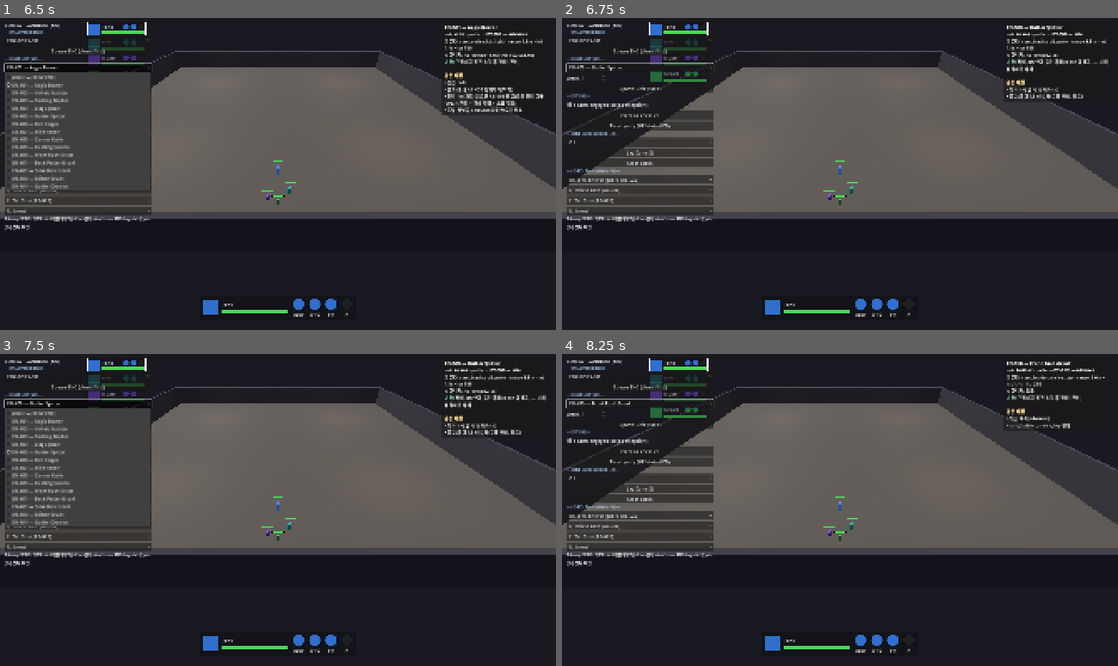
Above: before the commit, frames 1-4 (two rows, left to right).
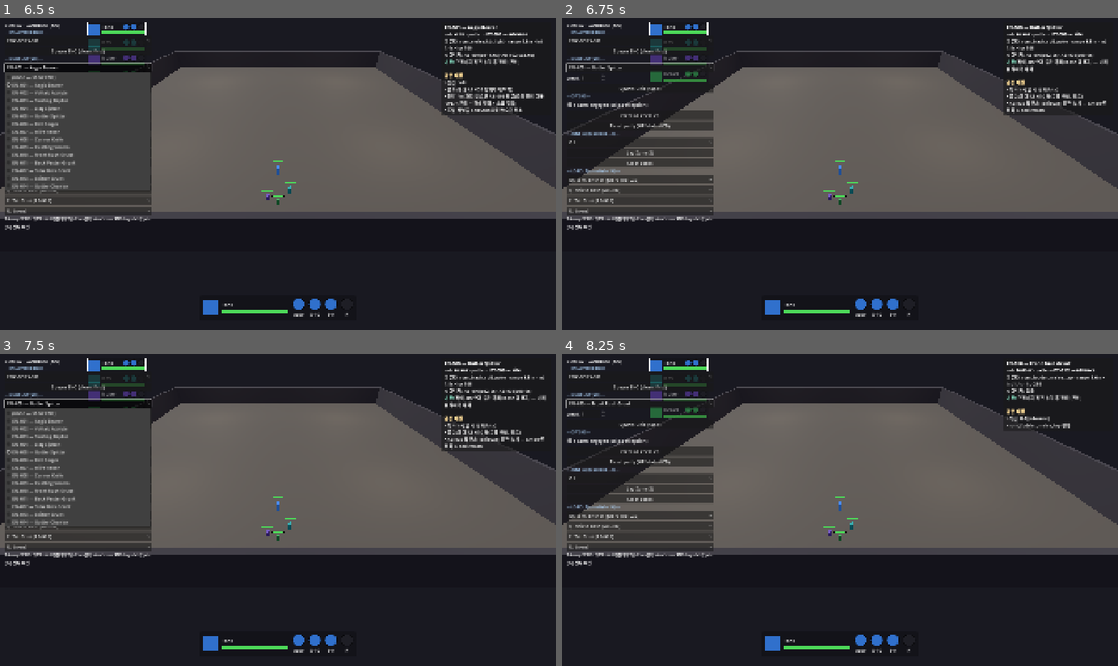
Above: after the commit, the same moments.

Repository: haepari1019/project_tdc_game
Game: Godot game, scene res://scenes/dev/combat_sandbox.tscn
Same seed, same stepped clock (60 frames per second), same inputs: the game is played once before the commit and once after it. This scene is started directly instead of the project's main scene.
Inputs:
- Up to frame 1 (6.5 s): click "Oil" at 0.5 s; click "spawn engaged (skip perceptio…" at 1.25 s; click "spawn engaged (skip perceptio…" at 2 s; click "ENC-BOSS-001" at 2.75 s; click "Spawn ENC (clears first)" at 3.5 s; click "(none — show ENC)" at 4.25 s; click "Spawn Unit (+add)" at 5 s; click "EN-001 — Aegis Bearer" at 5.75 s
- Up to frame 2 (6.75 s): click "Clear all enemies" at 6.5 s
- Up to frame 3 (7.5 s): click "EN-005 — Gutter Spitter" at 7.25 s
- Up to frame 4 (8.25 s): click "Lay Zone (Z)" at 8 s

Frame 1 is identical in both runs. In frame 2, 0.3% of the frame differs, in the area x 79-98%, y 11-32%; in frame 3, 0.3%; in frame 4, nothing differs.

Commit message:
feat: P2-S3f 배치1 — zone-spawn AB 6종 + 적 시전 (EN-004/005/007)
매체 존 생성 공유 AB(kind spawn_zone) + 적 시전 경로. EN-004/007 완성 콘텐츠.

- abilities.json: AB-009 Oil·036 Water·039 ToxicGas(dps8)·040 Ice·042 Wind·043
  Vegetation (radius/ttl/cd PH). id_registry 등록.
- enemy_ai _try_cast_zone: 쿨 차면 타겟 발밑 지면마커 전조(매체색) → resolve가
  windup_pos에 존 생성. CombatController.spawn_zone → ReactionSystem.spawn_zone(공개).
- enemies.json: EN-004 += 009/042 · EN-005 += 039 · EN-007 += 036/040/043.
- RX 연동: 적이 깐 존에 Ember(FireDamageHit) → S3d 매트릭스 연쇄(Steam/점화/
  toxic flash/폭발). 샌드박스 적 스폰+Ember로 관찰.

스코프: AB-041 cold·파티 로드아웃·spread = 배치2/후속.
검증: JSON·id_registry·샌드박스·ci_smoke PASS. 기록 IMPL-DEC-20260620-006.

Co-Authored-By: Claude Opus 4.8 <noreply@anthropic.com>

Diff:
--- a/data/slice01/abilities.json
+++ b/data/slice01/abilities.json
@@ -9,6 +9,14 @@
     "AB-011": { "kind": "enemy_stun",   "telegraph_s": 0.5, "channel": true, "cooldown_s": 5.0, "damage_mult": 0.6, "stun_s": 1.4, "vfx": "shield_bash" },
     "AB-012": { "kind": "enemy_hex",    "telegraph_s": 0.45, "channel": true, "cooldown_s": 4.0, "damage_mult": 0.4, "hex_slow": 0.6, "hex_dur_s": 4.0, "vfx": "shot_hex" },
     "AB-013": { "kind": "enemy_dash", "telegraph_s": 0.3, "channel": true, "cooldown_s": 5.0, "dash_range_m": 10.0, "flank": true, "hit_on_arrival": true, "damage_mult": 1.5, "knockback_m": 1.0, "vfx": "strike" },
+
+    "AB-009": { "kind": "spawn_zone", "medium": "Oil",        "telegraph_s": 0.55, "cooldown_s": 8.0,  "radius_m": 3.0, "ttl_s": 8.0 },
+    "AB-036": { "kind": "spawn_zone", "medium": "Water",      "telegraph_s": 0.5,  "cooldown_s": 8.0,  "radius_m": 3.0, "ttl_s": 8.0 },
+    "AB-039": { "kind": "spawn_zone", "medium": "ToxicGas",   "telegraph_s": 0.5,  "cooldown_s": 9.0,  "radius_m": 3.0, "ttl_s": 9.0, "dps": 8.0 },
+    "AB-040": { "kind": "spawn_zone", "medium": "Ice",        "telegraph_s": 0.5,  "cooldown_s": 9.0,  "radius_m": 3.0, "ttl_s": 9.0 },
+    "AB-042": { "kind": "spawn_zone", "medium": "Wind",       "telegraph_s": 0.4,  "cooldown_s": 10.0, "radius_m": 3.0, "ttl_s": 8.0 },
+    "AB-043": { "kind": "spawn_zone", "medium": "Vegetation", "telegraph_s": 0.5,  "cooldown_s": 9.0,  "radius_m": 3.0, "ttl_s": 9.0 },
+
     "AB-098": { "kind": "enemy_heal",   "telegraph_s": 0.55, "channel": true, "cooldown_s": 8.0, "radius_m": 3.0, "heal_pct": 0.08, "ally_threshold_pct": 0.90 },
     "AB-099": { "kind": "enemy_provoke", "telegraph_s": 0.85, "channel": true, "cooldown_s": 14.0, "zone_deg": 60, "zone_radius_m": 4.0, "provoke_dur_s": 2.0 },
 
--- a/data/slice01/enemies.json
+++ b/data/slice01/enemies.json
@@ -17,12 +17,12 @@
     { "enemy_id": "EN-004", "role": "elite", "display_name": "Slag Siphon", "pattern_ref": "PT-004",
       "stats": { "hp": 420, "move_speed": 4.8, "contact_damage": 13, "attack_range_m": 9.0, "attack_interval_s": 1.8 },
       "basic_attack": "rom_elite_slag_toss",
-      "abilities": [ { "ref": "AB-008" } ] },
+      "abilities": [ { "ref": "AB-008" }, { "ref": "AB-009" }, { "ref": "AB-042" } ] },
 
     { "enemy_id": "EN-005", "role": "nuker", "display_name": "Gutter Spitter", "pattern_ref": "PT-005",
       "stats": { "hp": 165, "move_speed": 5.3, "contact_damage": 9, "attack_range_m": 8.5, "attack_interval_s": 1.5 },
       "basic_attack": "rom_trash_spit_poke",
-      "abilities": [ { "ref": "AB-010" } ] },
+      "abilities": [ { "ref": "AB-010" }, { "ref": "AB-039" } ] },
     { "enemy_id": "EN-006", "role": "cc", "display_name": "Bell Ringer", "pattern_ref": "PT-006",
       "stats": { "hp": 330, "move_speed": 5.5, "contact_damage": 10, "attack_range_m": 1.9, "attack_interval_s": 1.3 },
       "basic_attack": "rom_trash_bell_tap",
@@ -30,7 +30,7 @@
     { "enemy_id": "EN-007", "role": "nuker", "display_name": "Mire Hexer", "pattern_ref": "PT-007",
       "stats": { "hp": 220, "move_speed": 5.2, "contact_damage": 8, "attack_range_m": 8.0, "attack_interval_s": 1.7 },
       "basic_attack": "rom_trash_hex_bolt",
-      "abilities": [ { "ref": "AB-012" } ] },
+      "abilities": [ { "ref": "AB-012" }, { "ref": "AB-036" }, { "ref": "AB-040" }, { "ref": "AB-043" } ] },
     { "enemy_id": "EN-008", "role": "fodder", "display_name": "Corner Knife", "pattern_ref": "PT-008",
       "stats": { "hp": 240, "move_speed": 6.0, "contact_damage": 12, "attack_range_m": 1.5, "attack_interval_s": 1.0 },
       "basic_attack": "rom_trash_flank_stab",
--- a/data/slice01/id_registry.json
+++ b/data/slice01/id_registry.json
@@ -20,10 +20,12 @@
   ],
   "ability_ids": [
     "AB-002", "AB-004", "AB-006", "AB-008", "AB-010", "AB-011", "AB-012", "AB-013", "AB-098", "AB-099",
-    "AB-020", "AB-024", "AB-025", "AB-026", "AB-037"
+    "AB-020", "AB-024", "AB-025", "AB-026", "AB-037",
+    "AB-009", "AB-036", "AB-039", "AB-040", "AB-042", "AB-043"
   ],
   "_note_ability_ids": "AB-002/010/011 = enemy lootable-shared (S2a). AB-004/008/012/098 = enemy SIGNATURE casts (S2c-1 …(219 unchanged characters)…
   "_note_ability_ids": "AB-002/010/011 = enemy signature/lootable. AB-020/024/025/026 = player Identity. AB-037 = Ember (skillbook). AB-001/014/015/016 removed (spec→rom_*); AB-S01..S04 removed (non-spec demo subs).",
+  "_note_ability_ids_s3f": "AB-009/036/039/040/042/043 = kind 'spawn_zone' (S3f, shared) — Oil/Water/ToxicGas/Ice/Wind/Vegetation 존 생성. enemy 시전: EN-004(009/042)·EN-005(039)·EN-007(036/040/043). 파티 로드아웃(skillbook)·AB-041 cold = 배치2.",
   "enemy_basic_attack_ids": [
     "rom_melee_kb_light", "rom_fodder_melee_tap", "rom_fodder_pebble_toss", "rom_swarm_nip",
     "rom_elite_voltaic_double", "rom_elite_melee_flurry", "rom_elite_slag_toss",
--- a/scripts/combat/abilities/reaction_system.gd
+++ b/scripts/combat/abilities/reaction_system.gd
@@ -111,7 +111,7 @@
 
 
 ## Spawn a medium zone (RX result). dps>0 carries the source for aggro crediting.
-func _spawn_zone(medium: String, pos: Vector3, radius: float, dps: float, ttl: float, source: Node) -> void:
+func spawn_zone(medium: String, pos: Vector3, radius: float, dps: float, ttl: float, source: Node) -> void:
 	var z := HazardZone.new()
 	z.setup(radius, dps, 0.0, medium, false, ttl)
 	add_child(z)
@@ -129,7 +129,7 @@
 			var r: float = float(z.radius)
 			z.clear_zone()
 			if not done:
-				_spawn_zone("Steam", pos, r, 0.0, STEAM_TTL, source)
+				spawn_zone("Steam", pos, r, 0.0, STEAM_TTL, source)
 				done = true
 	print("[RX] FireDamageHit + Water → Steam (RX-FIRE-WATER-001)")
 
@@ -141,7 +141,7 @@
 			var pos: Vector3 = z.global_position
 			var r: float = float(z.radius)
 			z.clear_zone()
-			_spawn_zone("Fire", pos, r, FIRE_DPS, FIRE_TTL, source)
+			spawn_zone("Fire", pos, r, FIRE_DPS, FIRE_TTL, source)
 	print("[RX] FireDamageHit + Vegetation → burn (RX-FIRE-VEGETATION-001)")
 
 
--- a/scripts/combat/combat_controller.gd
+++ b/scripts/combat/combat_controller.gd
@@ -252,6 +252,11 @@
 ## FireDamageHit at a point (F-027 ENT-TORCH) — torch landing / oil contact. ref: F-021.
 func ignite_at(center: Vector3, radius: float, source: Node = null) -> void:
 	_reactions.ignite_at(center, radius, source)
+
+
+## Spawn a medium ground zone (AB-009/036/039/040/042/043 — enemy/lootable). ref: F-027 ZONE-*.
+func spawn_zone(medium: String, pos: Vector3, radius: float, dps: float, ttl: float, source: Node = null) -> void:
+	_reactions.spawn_zone(medium, pos, radius, dps, ttl, source)
 
 
 func _enemies_in_radius(pos: Vector3, r: float) -> Array:
--- a/scripts/combat/enemy_ai.gd
+++ b/scripts/combat/enemy_ai.gd
@@ -338,6 +338,10 @@
 	# not stale-facing) and only fires when a party actor is actually in that fan. Needs target.
 	if not enemy.winding and not enemy.dashing and has_los:
 		_try_cast_provoke(enemy, target)
+	# Zone-spawn signature (AB-009/036/039/040/042/043): telegraph a ground marker → spawn the
+	# medium zone at the target's spot (EN-004 Oil/Wind · EN-005 ToxicGas · EN-007 Water/Ice/Veg).
+	if not enemy.winding and not enemy.dashing and has_los:
+		_try_cast_zone(enemy, target)
 	# Per-enemy engaged behavior (EN-AI-000 / PT-###): MOVEMENT is profile-specific
 	# (_engage_move owns velocity incl. ZERO = plant); the ATTACK gate below is shared —
 	# in range + LOS + off cooldown → strike, even while a kiter keeps backpedalling.
@@ -720,6 +724,12 @@
 		return
 	if String(eff.get("kind", "")) == "enemy_provoke":
 		_apply_enemy_provoke(enemy, eff, chosen)
+		return
+	if String(eff.get("kind", "")) == "spawn_zone":
+		# Ground-targeted: spawn at the telegraphed spot (windup_pos), even if the target moved/died.
+		_combat.spawn_zone(String(eff.get("medium", "Oil")), enemy.windup_pos,
+			float(eff.get("radius_m", 3.0)), float(eff.get("dps", 0.0)), float(eff.get("ttl_s", 8.0)), enemy)
+		print("[EN] %s %s → zone %s" % [enemy.enemy_id, String(chosen.get("ref", "")), String(eff.get("medium", "?"))])
 		return
 	if not is_instance_valid(target) or not target.is_alive():
 		return
@@ -928,6 +938,43 @@
 	return false
 
 
+## Per-medium ground-marker colour for a spawn_zone telegraph (player CAN leave the spot → marker).
+func _zone_telegraph_color(medium: String) -> Color:
+	match medium:
+		"Oil": return Color(0.15, 0.12, 0.08, 0.5)
+		"Water": return Color(0.25, 0.50, 0.95, 0.42)
+		"Ice": return Color(0.62, 0.86, 1.0, 0.44)
+		"ToxicGas": return Color(0.45, 0.85, 0.25, 0.42)
+		"Vegetation": return Color(0.28, 0.55, 0.22, 0.46)
+		"Wind": return Color(0.70, 0.95, 0.85, 0.32)
+		_: return Color(0.60, 0.55, 0.90, 0.40)
+
+
+## Cooldown zone-spawn signature (AB-009/036/039/040/042/043): telegraph a GROUND marker at the
+## target's spot → spawn the medium zone there on resolve (a real leave-the-area AoE).
+func _try_cast_zone(enemy: CharacterBody3D, target: CharacterBody3D) -> bool:
+	for ab in enemy.abilities:
+		if typeof(ab) != TYPE_DICTIONARY:
+			continue
+		var ref := String(ab.get("ref", ""))
+		var eff: Dictionary = Slice01Data.get_ability(ref)
+		if String(eff.get("kind", "")) != "spawn_zone":
+			continue
+		if float(enemy.ability_cd.get(ref, 0.0)) > 0.0:
+			continue  # AB still on cooldown
+		var medium := String(eff.get("medium", "Oil"))
+		enemy.winding = true
+		enemy.windup_timer_s = float(eff.get("telegraph_s", 0.5))
+		enemy.windup_eff = eff
+		enemy.windup_chosen = {"ref": ref, "trigger": "signature"}
+		enemy.windup_target = target
+		enemy.windup_pos = target.global_position  # ground-target spot captured at cast
+		enemy.ability_cd[ref] = float(eff.get("cooldown_s", 8.0))
+		SkillVfx.telegraph(self, target.global_position, _zone_telegraph_color(medium), float(eff.get("radius_m", 3.0)))
+		return true
+	return false
+
+
 ## Resolve AB-099 Iron Mockery — apply Provoked to every party actor in the forward fan
 ## (front zone_deg°, zone_radius_m from the caster). Fan aimed by enemy.facing (set at cast).
 func _apply_enemy_provoke(enemy: CharacterBody3D, eff: Dictionary, chosen: Dictionary) -> void:
--- a/scripts/combat/enemy_unit.gd
+++ b/scripts/combat/enemy_unit.gd
@@ -81,6 +81,7 @@
 var windup_eff: Dictionary = {}
 var windup_chosen: Dictionary = {}
 var windup_target: CharacterBody3D = null
+var windup_pos: Vector3 = Vector3.ZERO   # ground-target capture (spawn_zone — telegraphed spot)
 
 # --- Perception facing + vision cone (Phase C2: hybrid vision cone) ---
 const SCAN_HALF_DEG := 35.0   # dormant idle scan sweep amplitude
--- a/scripts/dev/combat_sandbox.gd
+++ b/scripts/dev/combat_sandbox.gd
@@ -48,10 +48,10 @@
 	"EN-001": "• 전선 hold\n• 쿨 3s마다 AB-002 방패치기(넉백)\n• 전방 4m 파티 있으면 AB-099 도발(조작 멤버 이동·Q/E/R 잠김 + 강제 평타 + 스왑 탈출)\n• 도발 채널을 Toll Stun으로 끊으면 취소",
 	"EN-002": "• 사거리서 hold·안 도망(standoff)\n• 쿨 5s마다 AB-004 1.0s 충전 → 2x 한 방 + Shock 둔화\n• BOSS-001로 띄우면 50%HP에서 충전 빨라짐 + 스턴 저항",
 	"EN-003": "• 측면 arc로 접근(orbit)\n• 갭 생기면 AB-006 [청록] 대시 → 타겟 앞에 직선 갭클로즈(데미지 X, 착지링) → 평타 flurry",
-	"EN-004": "• zone 고수, 타겟이 멀어지면 앵커 복귀(추격 X)\n• 쿨 2.5s마다 AB-008 착탄 splash(주변 파티원도 피해)\n• 원소 장판(AB-009 등)은 F-027 미구현",
-	"EN-005": "• 적 4m 진입 시 후퇴(kite)\n• 쿨 2s마다 AB-010 독(둔화 아님, 도트)",
+	"EN-004": "• zone 고수, 타겟이 멀어지면 앵커 복귀(추격 X)\n• 쿨 2.5s마다 AB-008 착탄 splash(주변 파티원도 피해)\n• AB-009 Oil 장판(밟으면 Slippery·인화성) + AB-042 Wind 장판 설치(타겟 발밑 전조→생성)",
+	"EN-005": "• 적 4m 진입 시 후퇴(kite)\n• 쿨 2s마다 AB-010 독(둔화 아님, 도트)\n• AB-039 독안개(ToxicGas) 장판 설치 — Ember로 점화 시 toxic flash",
 	"EN-006": "• 때리고 짧게 빠짐(probe)\n• 쿨 5s마다 AB-011 스턴",
-	"EN-007": "• 사거리 hold(standoff)\n• 쿨 4s마다 AB-012 hex 둔화(보라 룬탄)\n• 원소 zone(AB-036/040/041/043)은 F-027 미구현",
+	"EN-007": "• 사거리 hold(standoff)\n• 쿨 4s마다 AB-012 hex 둔화(보라 룬탄)\n• AB-036 Water·AB-040 Ice·AB-043 Vegetation 장판 설치(Water→Sodden·Ice→Chilled·Veg→인화성) — Ember 연쇄 fodder\n• AB-041 cold = 배치2",
 	"EN-008": "• 치고-빠지는 측면 암살자(통합 루프)\n• REPOSITION: 파티 spine(탱커↔최후열)에 수직인 '옆구리'로 standoff(6m) 유지·근접하면 burst-kite\n• STRIKE: 측면 각도+쿨 차면 AB-013 백스탭(1.5x+넉백, 크림슨) — 정면에선 안 쏨\n• RESET: 찌른 뒤 다시 빠져 측면 복귀",
 	"EN-009": "• 링 포위(surround) — count 여러 개로 띄워야 의미\n• rom_swarm_nip 평타만",
 	"EN-010": "• 직진 추격(advance)\n• rom_fodder_melee_tap 평타",
Not shown, changed: docs/impl_decisions/ImplDecisionLog.md
